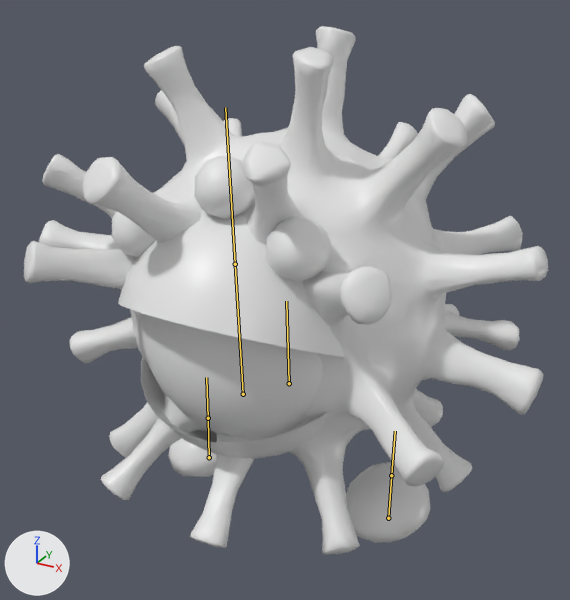
A saved change to the FBX model Projekt_fkk_Corona/Assets/Virus/Virus_mit_Animation_new.fbx.
Both versions are drawn from a camera (50 mm lens) standing at (1.52, -2.95, 2.35) and looking at (0.0, -0.18, 0.97). Every picture has the same lights, and +X, +Y and +Z are marked at lower left. Both versions are drawn at frame 1 of the action 'Armature|feet_Sphere.005Action'; the numbers are the values there. The bones that bend it are drawn over the model as lines.

In view in the first picture: 'Sphere', 'feet_Sphere.001', 'feet_Sphere.002', 'feet_Sphere.003', 'feet_Sphere.004', 'feet_Sphere.005'.
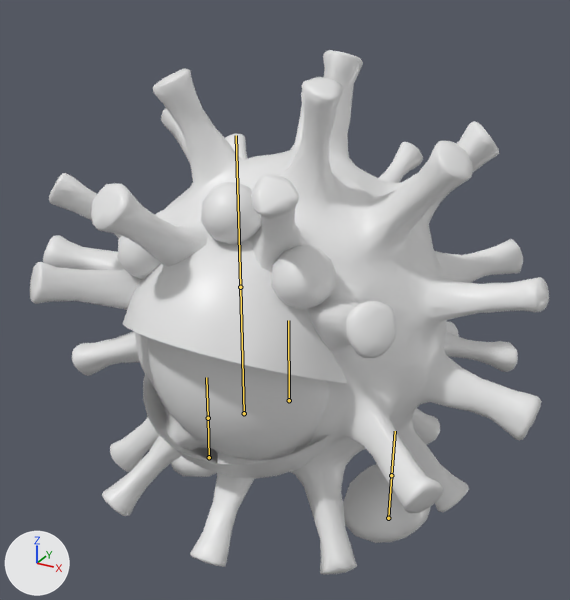
Scene script edits in JSON lines:
```json
{"block": "bone_körper", "where": "bone_körper = bpy.data.objects['Armature'].pose.bones['Körper']"}
{"op": "set", "path": "bone_körper.location", "old": "(0.04, 0.1, 0.002)", "new": "(0.04, -0.04, -0.001)"}
{"op": "set", "path": "bone_körper.rotation_quaternion", "old": "(0.999, 0.047, -0.002, -0.005)", "new": "(0.999, 0.047, -0.002, -0.017)", "note": "degrees (5, 0, -1) -> degrees (5, 0, -2)"}
{"block": "bone_auge", "where": "bone_auge = bpy.data.objects['Armature'].pose.bones['Auge']  # child of 'Körper'"}
{"op": "set", "path": "bone_auge.rotation_quaternion", "old": "(1.0, 0.0, 0.0, 0.0)", "new": "(0.999, -0.001, -0.033, -0.003)", "note": "degrees (0, 0, 0) -> degrees (0, -4, 0)"}
```

Changed parts and their boxes (x1, y1, x2, y2) in the pictures (570 x 600 px):
```json
{"object": "feet_Sphere.005", "change": "posed", "before": [24, 26, 548, 555], "after": [30, 50, 549, 575]}
{"object": "Sphere", "change": "posed", "before": [141, 313, 323, 439], "after": [147, 337, 329, 460]}
{"object": "feet_Sphere.004", "change": "posed", "before": [266, 216, 330, 282], "after": [271, 245, 335, 310]}
{"object": "feet_Sphere.002", "change": "posed", "before": [195, 156, 255, 219], "after": [201, 183, 262, 245]}
{"object": "feet_Sphere.001", "change": "posed", "before": [112, 212, 156, 258], "after": [118, 236, 161, 279], "on screen": "6% shorter"}
{"bone": "Körper", "before": "(289, 383) to (286, 301)", "after": "(289, 400) to (288, 320)"}
{"bone": "Auge", "before": "(243, 394) to (235, 264)", "after": "(244, 413) to (240, 287)"}
```
